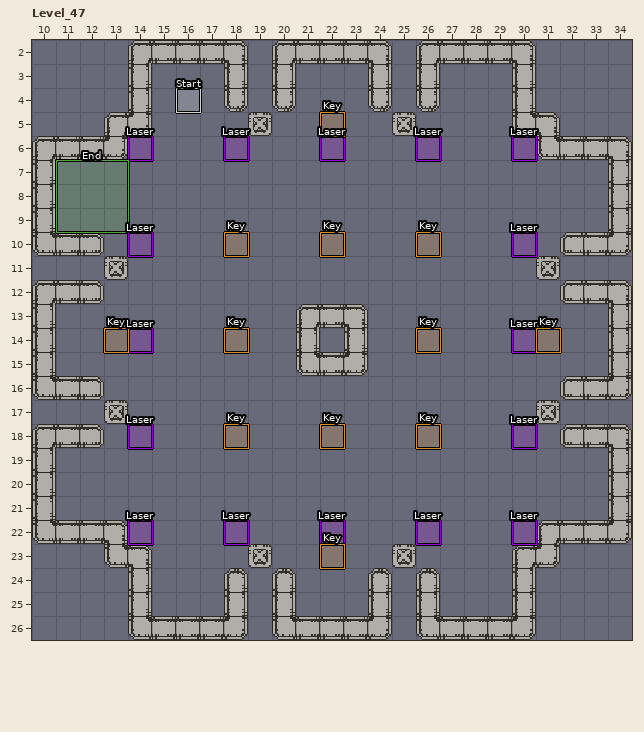
LDtk project: source/data/world.ldtk. This is how it looked before the edit.
Cells are 16x16 px. Shown: Level_47 x 10..34, y 2..26.
New version:
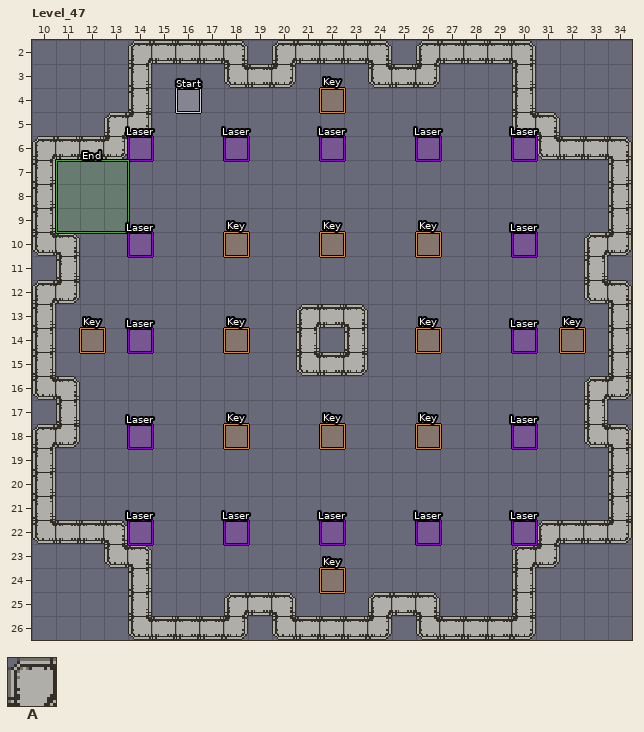
Key: from "Walls": A 1.
_ is an empty cell.
Objects are placed by their top-left corner, in cells (3,4 is the top-left corner of cell 3,4); size is 1x1 cell unless given.
Tiles replaced or removed in this view: A.
Commit: - Adjust block start positions 2-7 "Complex" so you don't have to wait - Widen out walls in 5-7 "Waffle"
The exact change:
Changed rows in their new state; . is an unchanged cell.
Layer "Hazards":
changed: "Key" rectangle at 22,5 -> "Key" rectangle at 22,4
changed: "Key" rectangle at 31,14 -> "Key" rectangle at 32,14
changed: "Key" rectangle at 22,23 -> "Key" rectangle at 22,24
changed: "Key" rectangle at 13,14 -> "Key" rectangle at 12,14
Layer "Walls":
first column x 18:
 3 .A.....A.
 4 _._..._._
 5 ._....._.
first column x 11:
10 ._..................._.
11 A._................._.A
12 ._..................._.
first column x 11:
16 ._..................._.
17 A._................._.A
18 ._..................._.
first column x 18:
23 ._....._.
24 _._..._._
25 .A.....A.
